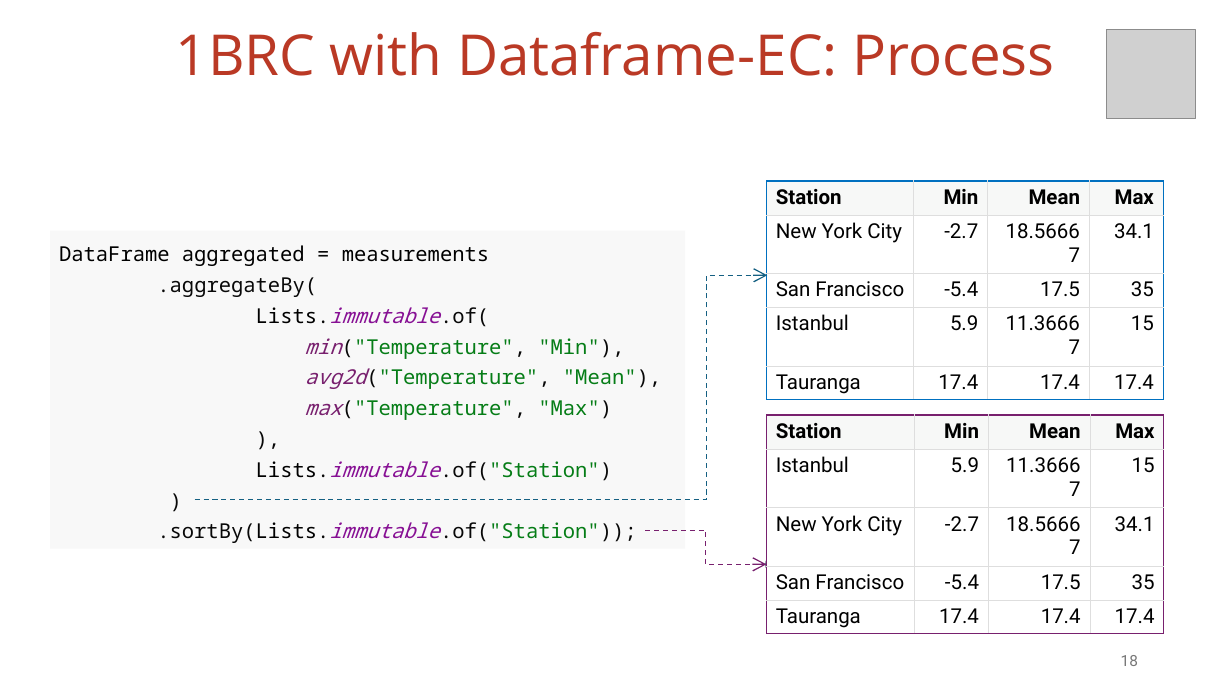
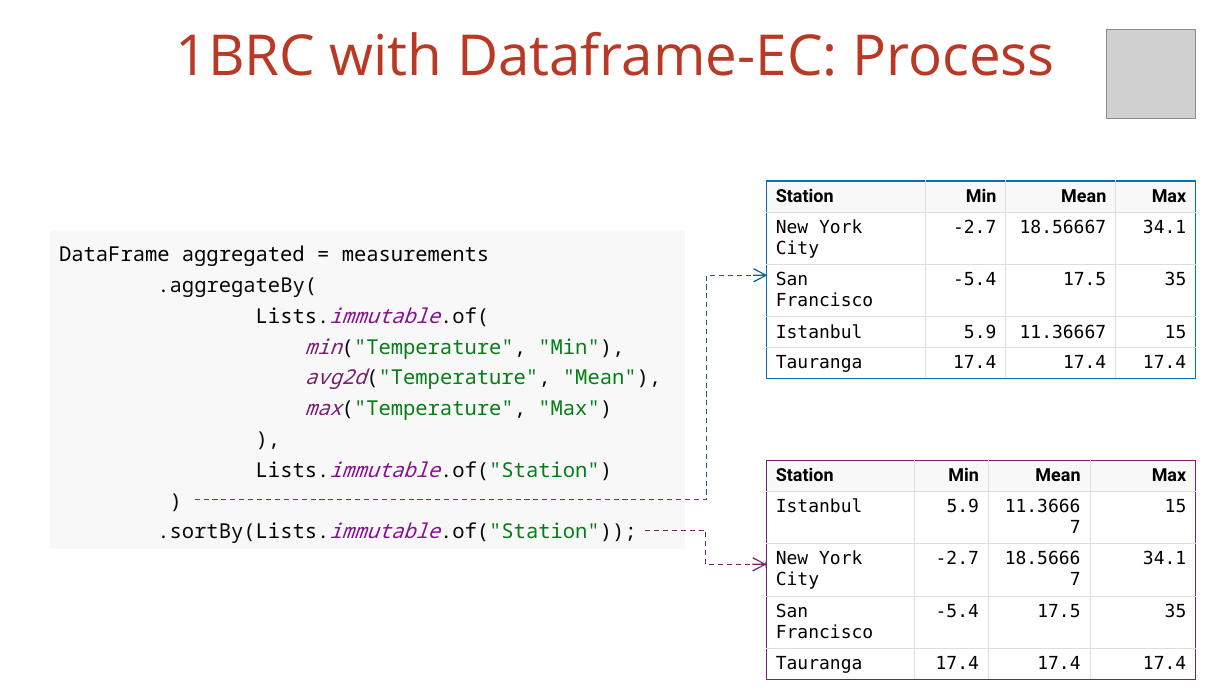
Before and after one commit to vmzakharov/missing-dataframe-talk, a slide deck: slide 19 of presentation/Missing_Dataframe_Long.pptx (slide 18 before the commit). Drawn at 1232x693 pixels with LibreOffice and Linux fonts; fonts in the diff are those of the drawing; grey boxes stand for pictures. Boxes give left, top, right and bottom in pixels: in the first picture for what was removed or moved away, otherwise in the second. Text is boxed around its words. In the diff, an @@ line names an element or a change of style, - is before the commit and + after.

```diff
--- a/presentation/Missing_Dataframe_Long.pptx
+++ b/presentation/Missing_Dataframe_Long.pptx
@@ table at [767,181,1197,376] @@
@@ size 16 to 14 pt @@
@@ font Roboto to DejaVu Sans Mono in "New York City", "-2.7", "18.56667", "34.1" and 12 more places @@
@@ table: place and size @@
-table at [767,181,1164,398]
+table at [767,181,1197,376]
@@ table at [767,460,1196,677] @@
@@ size 16 to 14 pt @@
@@ font Roboto to DejaVu Sans Mono in "Istanbul", "5.9", "11.36667", "15" and 12 more places @@
@@ table: place and size @@
-table at [767,415,1165,632]
+table at [767,460,1196,677]
@@ page number removed at [1121,655,1138,666] @@
-18
```
Also in this commit, not shown: 5 other slides changed, 4 slides added, 2 slides removed, 1 other file.
